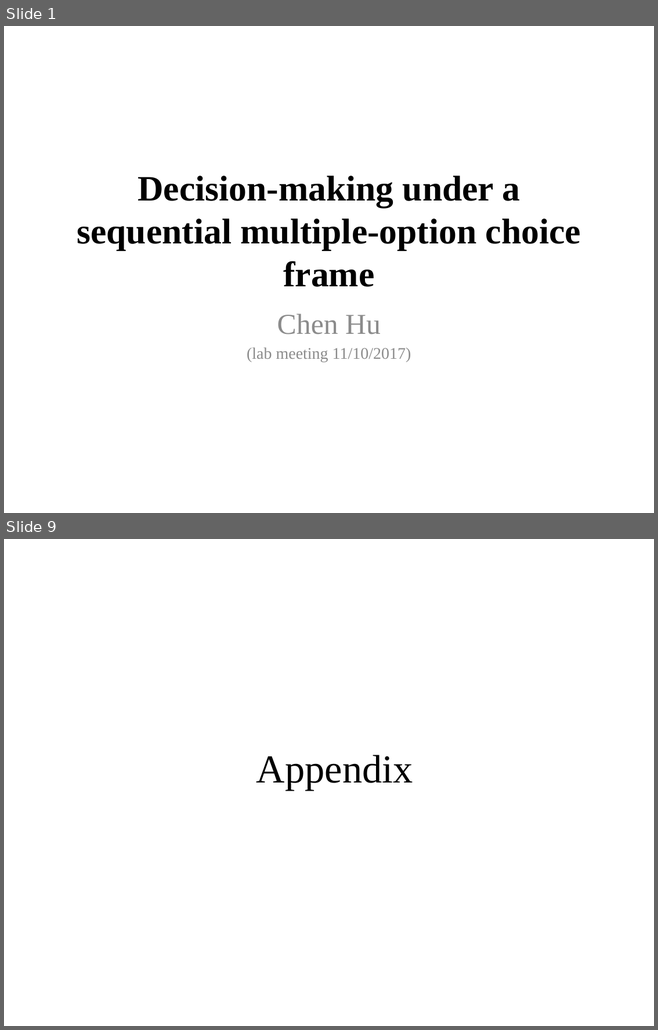
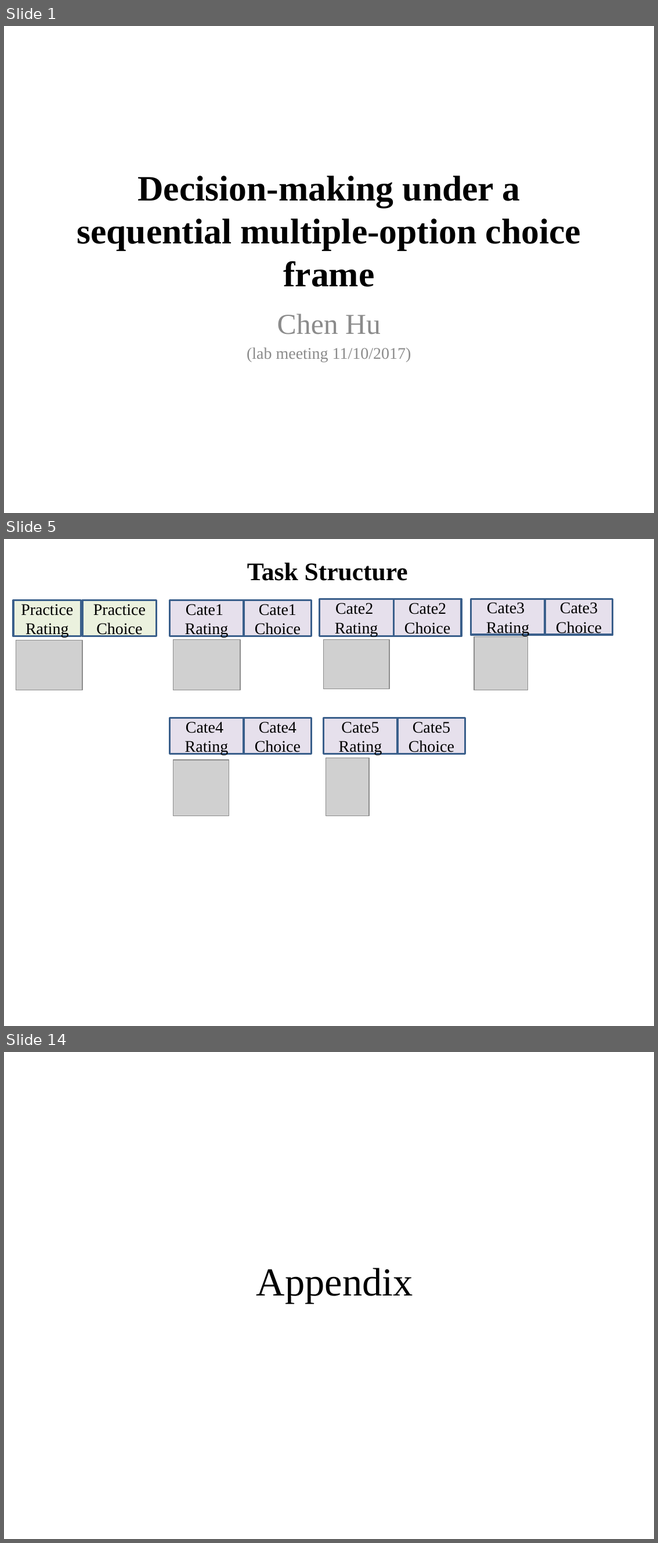
Before and after one commit to imemoof/-sdm, a slide deck: Lab_meeting1110.pptx. Shown one above the other, each under a label of ours: slides 1 and 9 before the commit, slides 1, 5 and 14 after it; the slides between them are not shown. The pictures are 658x1030 and 658x1543 pixels, drawn with LibreOffice and Linux fonts; fonts in the diff are those of the drawing; grey boxes stand for pictures. Boxes give left, top, right and bottom in pixels: in the first picture for what was removed or moved away, otherwise in the second. Text is boxed around its words. In the diff, an @@ line names an element or a change of style, - is before the commit and + after.

```diff
--- a/Lab_meeting1110.pptx
+++ b/Lab_meeting1110.pptx
@@ slide 5 added at [4,539,654,1026], background #FFFFFF @@
@@ text added at [247,562,408,581], 28 pt, text #000000, bold @@
+Task Structure
@@ rectangle added at [13,600,81,636], fill #EBF1DE, outline #3A5F8C 2 pt, 18 pt, text #000000 @@
+Practice
+Rating
@@ rectangle added at [83,600,157,636], fill #EBF1DE, outline #3A5F8C 2 pt, 18 pt, text #000000 @@
+Practice
+Choice
@@ rectangle added at [170,600,244,636], fill #E6E0EC, outline #3A5F8C 2 pt, 18 pt, text #000000 @@
+Cate1
+Rating
@@ rectangle added at [244,600,311,636], fill #E6E0EC, outline #3A5F8C 2 pt, 18 pt, text #000000 @@
+Cate1
+Choice
@@ rectangle added at [319,599,393,636], fill #E6E0EC, outline #3A5F8C 2 pt, 18 pt, text #000000 @@
+Cate2
+Rating
@@ rectangle added at [393,599,460,636], fill #E6E0EC, outline #3A5F8C 2 pt, 18 pt, text #000000 @@
+Cate2
+Choice
@@ rectangle added at [470,599,545,635], fill #E6E0EC, outline #3A5F8C 2 pt, 18 pt, text #000000 @@
+Cate3
+Rating
@@ rectangle added at [545,599,612,635], fill #E6E0EC, outline #3A5F8C 2 pt, 18 pt, text #000000 @@
+Cate3
+Choice
@@ picture added at [16,641,82,690] @@
@@ picture added at [173,640,240,690] @@
@@ picture added at [324,640,389,689] @@
@@ picture added at [474,637,527,690] @@
@@ rectangle added at [170,718,244,754], fill #E6E0EC, outline #3A5F8C 2 pt, 18 pt, text #000000 @@
+Cate4
+Rating
@@ rectangle added at [244,718,311,754], fill #E6E0EC, outline #3A5F8C 2 pt, 18 pt, text #000000 @@
+Cate4
+Choice
@@ rectangle added at [323,718,397,754], fill #E6E0EC, outline #3A5F8C 2 pt, 18 pt, text #000000 @@
+Cate5
+Rating
@@ rectangle added at [397,718,465,754], fill #E6E0EC, outline #3A5F8C 2 pt, 18 pt, text #000000 @@
+Cate5
+Choice
@@ picture added at [173,760,229,816] @@
@@ picture added at [325,758,369,816] @@
@@ what was slide 9 is now slide 14 @@
```
Also in this commit, not shown: 4 slides changed, 7 other slides added, 2 slides removed, 36 other files.
